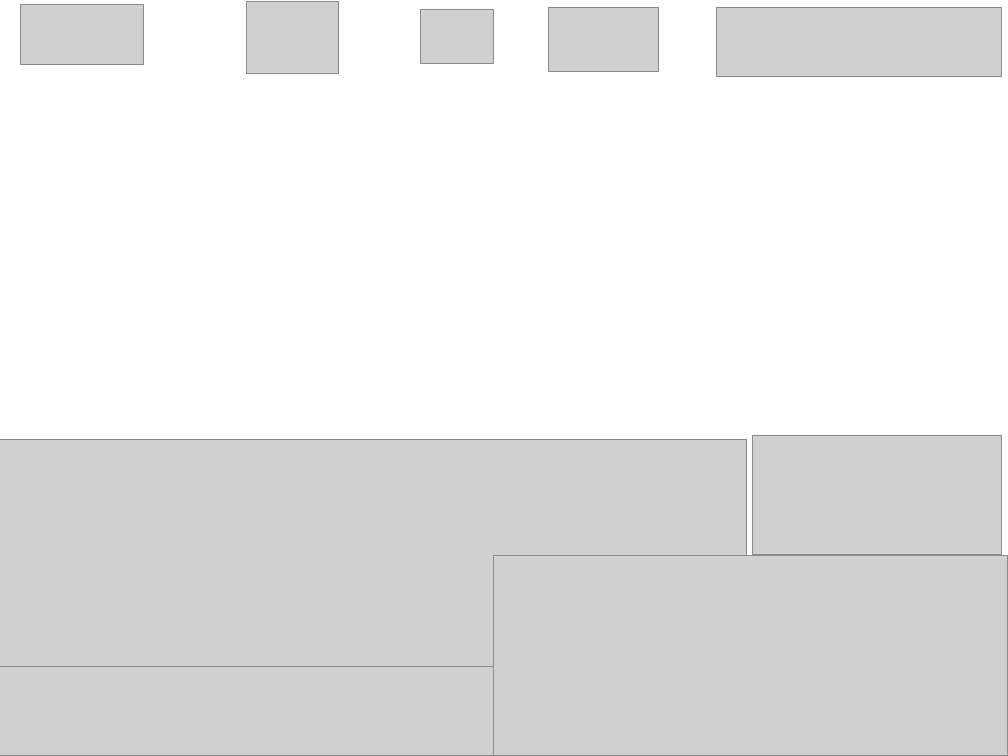
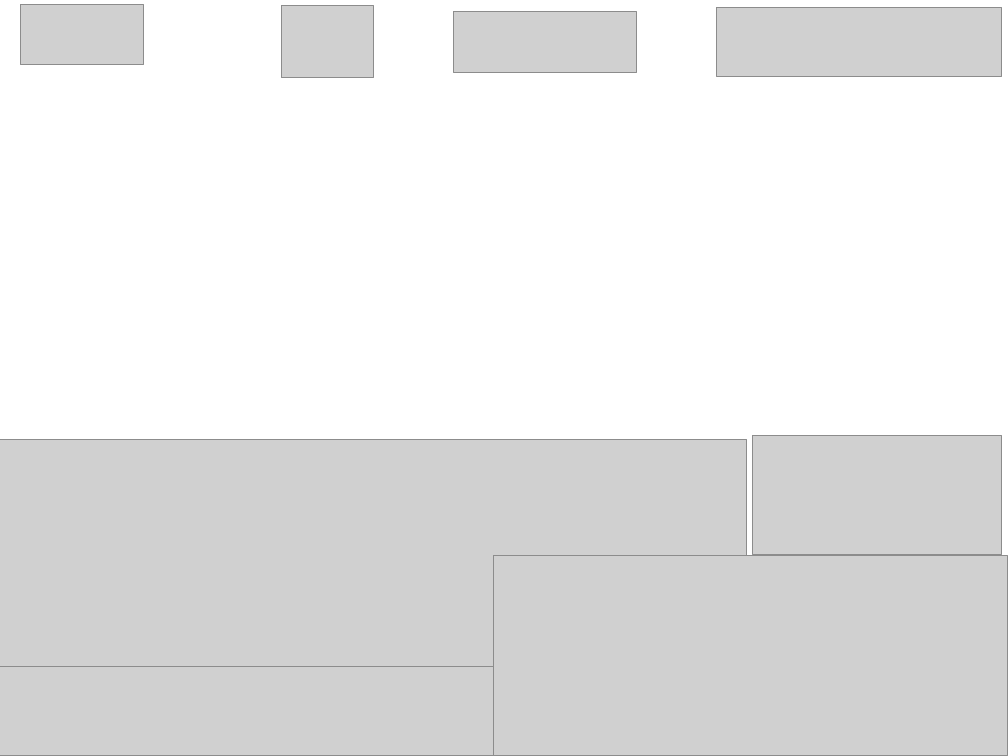
Before and after one commit to LucaDiStasio/thinPlyMechanics, a slide deck: slide 1 of tex/Templates/Template_slides/DocMASE_template.pptx. Drawn at 1008x756 pixels with LibreOffice and Linux fonts; fonts in the diff are those of the drawing; grey boxes stand for pictures. Boxes give left, top, right and bottom in pixels: in the first picture for what was removed or moved away, otherwise in the second. Text is boxed around its words. In the diff, an @@ line names an element or a change of style, - is before the commit and + after.

```diff
--- a/tex/Templates/Template_slides/DocMASE_template.pptx
+++ b/tex/Templates/Template_slides/DocMASE_template.pptx
@@ picture: place and size @@
-picture at [247,1,339,73]
+picture at [282,5,374,78]
@@ picture removed at [421,9,494,64] @@
@@ picture added at [454,12,637,72] @@
@@ picture removed at [549,7,659,71] @@
```
Also in this commit, not shown: 2 other slides changed, 16 other files.
